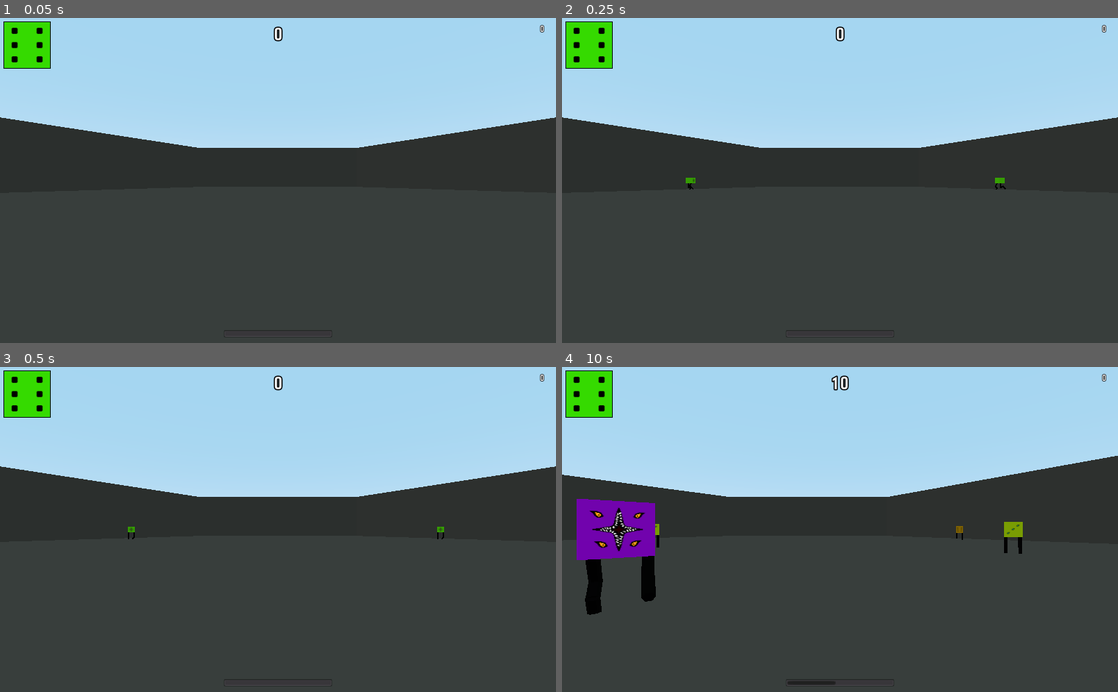
Above: before the commit, frames 1-4 (two rows, left to right).
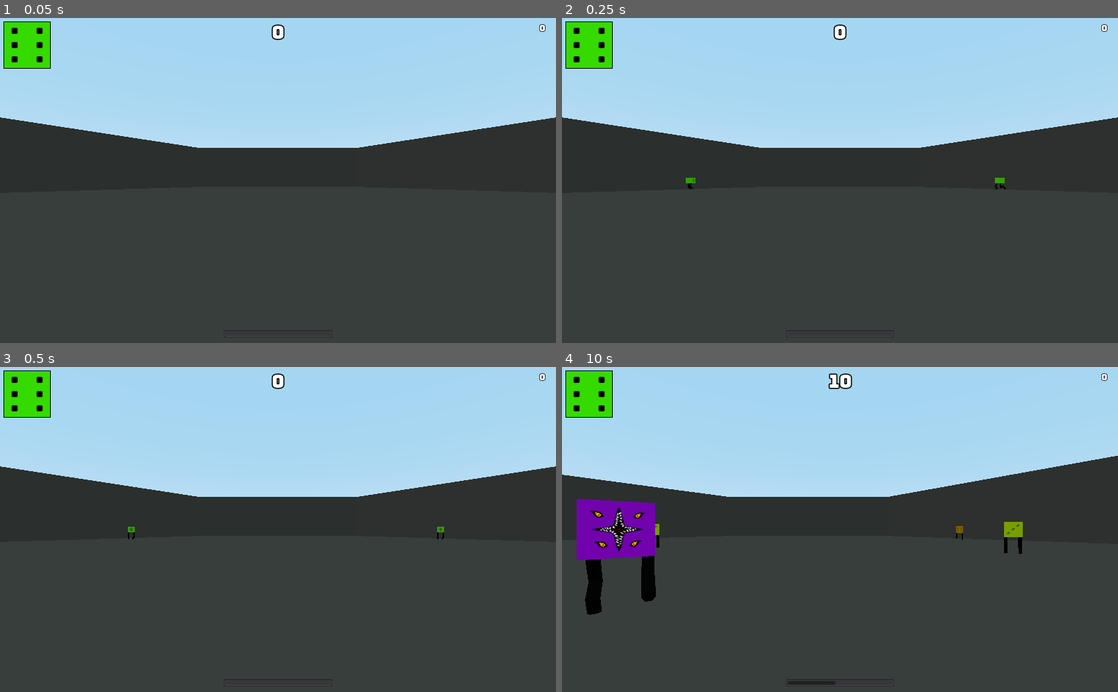
Above: after the commit, the same moments.

Repository: the-alex-g/PolyhedralArena
Game: Godot game, scene res://Main/Main.tscn
The game is run twice, just before and just after one commit, with the same random seed, the same clock (stepped at 60 frames per second) and the same inputs.
Inputs:
- Up to frame 1 (0.05 s): no input
- Up to frame 2 (0.25 s): no input
- Up to frame 3 (0.5 s): no input
- Up to frame 4 (10 s): tap Enter at 0.5 s; hold D (right) 0.53-1.28 s; hold Space (throw) 0.53-1.28 s; hold S (backward) 1.28-2.03 s; tap Space (throw) every 1.5 s from 1.35 to 8.85 s; hold D (right) 2.03-2.78 s; hold Space (throw) 2.03-2.78 s; hold W (forward) 2.78-3.53 s; hold Space (throw) 3.53-4.28 s; hold A (left) 3.53-5.03 s; hold S (backward) 5.03-5.78 s; hold Space (throw) 5.03-5.78 s; hold D (right) 5.78-6.53 s; hold W (forward) 6.53-7.28 s; hold Space (throw) 6.53-7.28 s; hold D (right) 7.28-8.03 s; hold S (backward) 8.03-8.78 s; hold Space (throw) 8.03-8.78 s; hold A (left) 8.78-9.53 s; hold W (forward) from 9.53 s (still down); hold Space (throw) from 9.53 s (still down)

The runs differ from the first frame. In frame 1, 0.1% of the frame differs, in the area x 48-99%, y 1-8%; in frame 2, 0.1%; in frame 3, 0.1%; in frame 4, 0.2%, in the area x 47-99%, y 1-8%.
Error in both runs: Invalid operands 'Nil' and 'int' in operator '+'. (res://Main/Main.gd:35)

Commit message:
Change font

Diff:
--- a/project/Effects/FloatingText.tscn
+++ b/project/Effects/FloatingText.tscn
@@ -54,12 +54,6 @@
 transform = Transform( 0, 0, 0, 0, 0, 0, 0, 0, 0, 0, 0, 0 )
 script = ExtResource( 2 )
 
-[node name="Sprite" type="Sprite3D" parent="."]
-transform = Transform( 1, 0, 0, 0, 1, 0, 0, 0, 1, 0.0268804, -0.0222808, 0.00396037 )
-offset = Vector2( 0, 100 )
-billboard = 2
-texture = SubResource( 1 )
-
 [node name="Viewport" type="Viewport" parent="."]
 size = Vector2( 100, 100 )
 transparent_bg = true
@@ -75,6 +69,12 @@
 align = 1
 valign = 1
 
+[node name="Sprite" type="Sprite3D" parent="."]
+transform = Transform( 1, 0, 0, 0, 1, 0, 0, 0, 1, 0.0268804, -0.0222808, 0.00396037 )
+offset = Vector2( 0, 100 )
+billboard = 2
+texture = SubResource( 1 )
+
 [node name="AnimationPlayer" type="AnimationPlayer" parent="."]
 root_node = NodePath("../Sprite")
 autoplay = "Float"
--- a/project/Font/display.tres
+++ b/project/Font/display.tres
@@ -1,6 +1,6 @@
 [gd_resource type="DynamicFont" load_steps=2 format=2]
 
-[ext_resource path="res://Font/monofonto rg.otf" type="DynamicFontData" id=1]
+[ext_resource path="res://Font/Bungee-Regular.ttf" type="DynamicFontData" id=1]
 
 [resource]
 size = 32
--- a/project/Font/font.tres
+++ b/project/Font/font.tres
@@ -1,6 +1,6 @@
 [gd_resource type="DynamicFont" load_steps=2 format=2]
 
-[ext_resource path="res://Font/monofonto rg.otf" type="DynamicFontData" id=1]
+[ext_resource path="res://Font/Bungee-Regular.ttf" type="DynamicFontData" id=1]
 
 [resource]
 outline_size = 1
Binary file added: project/Font/Bungee-Regular.ttf
Binary file removed: project/Font/monofonto rg.otf
Not shown, changed: project/export_presets.cfg
Not shown, added: font_license/OFL.txt
Not shown, removed: font_license/read-this.html
Not shown, removed: font_license/typodermic-eula-03-2020.pdf
